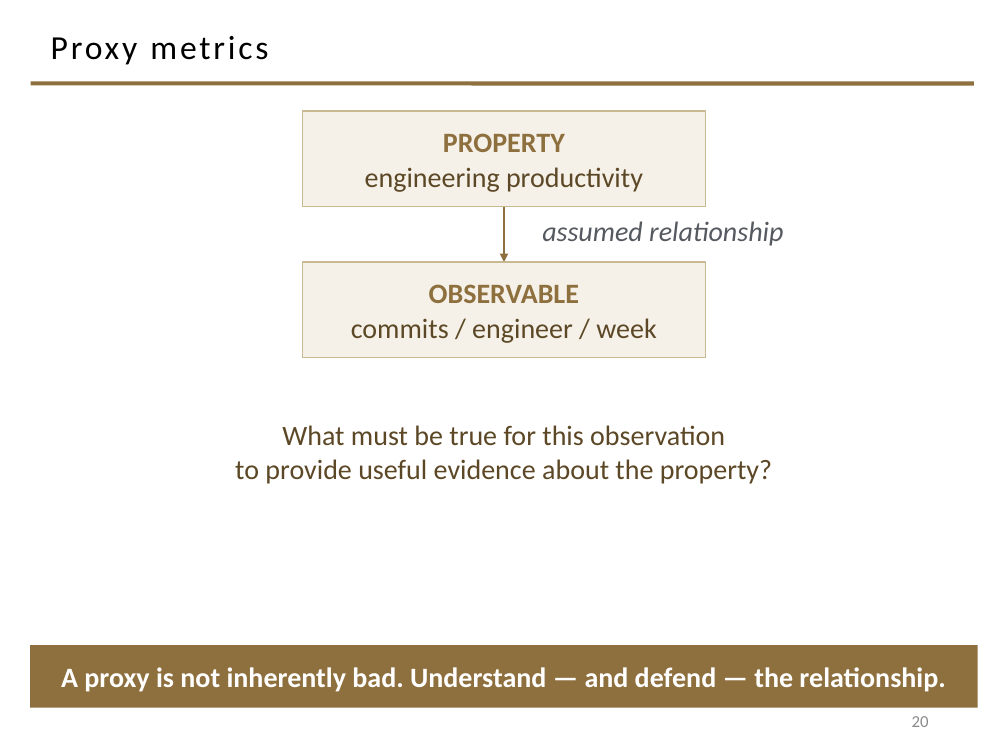
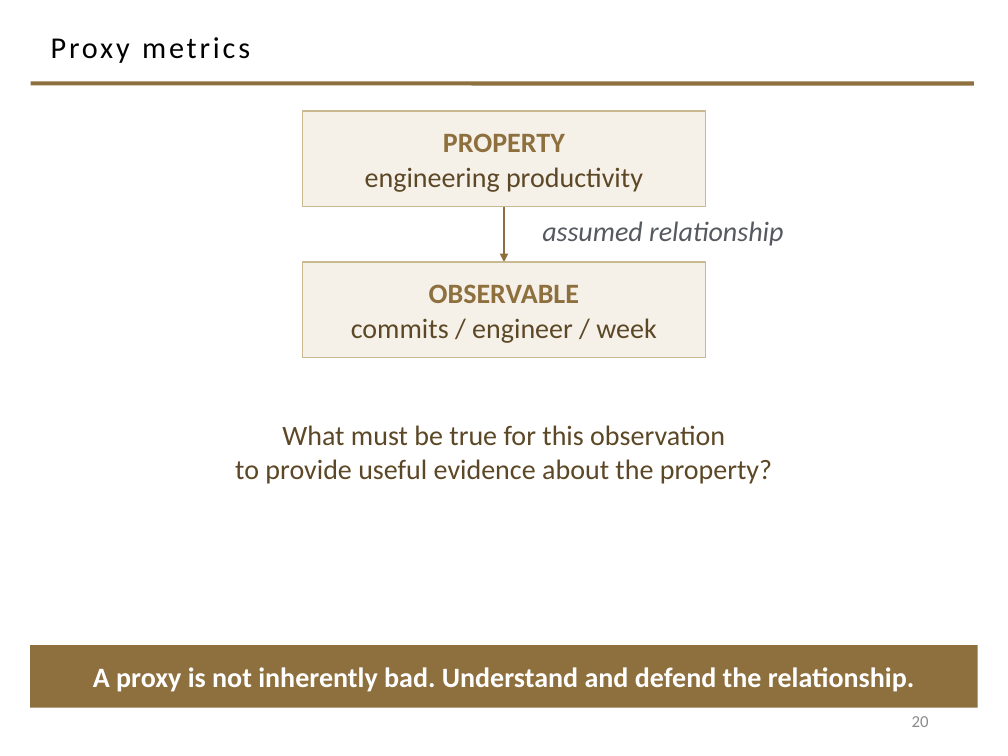
Before and after one commit to davisjam/model-based-agentic-software-engineering, a slide deck: slide 20 of course/lectures/act-1-foundations/09-engineering-decision-making-and-metrics/1-9-Engineering-Decision-Making-and-Metrics.pptx. Drawn at 1008x756 pixels with LibreOffice and Linux fonts; fonts in the diff are those of the drawing; background and template pictures are left out. Boxes give left, top, right and bottom in pixels: in the first picture for what was removed or moved away, otherwise in the second. Text is boxed around its words. In the diff, an @@ line names an element or a change of style, - is before the commit and + after.

```diff
--- a/course/lectures/act-1-foundations/09-engineering-decision-making-and-metrics/1-9-Engineering-Decision-Making-and-Metrics.pptx
+++ b/course/lectures/act-1-foundations/09-engineering-decision-making-and-metrics/1-9-Engineering-Decision-Making-and-Metrics.pptx
@@ title "Proxy metrics" at (x1=51, y1=37, x2=250, y2=63): size 24 to 21.6 pt @@
@@ text in rectangle at (x1=93, y1=667, x2=914, y2=692): text changed @@
-A proxy is not inherently bad. Understand — and defend — the relationship.
+A proxy is not inherently bad. Understand and defend the relationship.
```
Also in this commit, not shown: 23 other slides changed.
